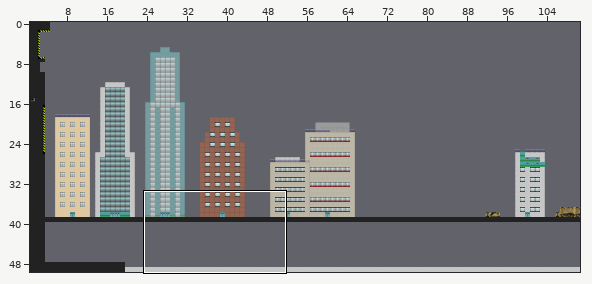
An edit to a level. Tiled map, MagnetBoy/MagnetBoy/MagnetBoyContent/WillysMap.tmx. Above, an overview of the earlier version with the close-up marked.
Close-up. First the earlier version:
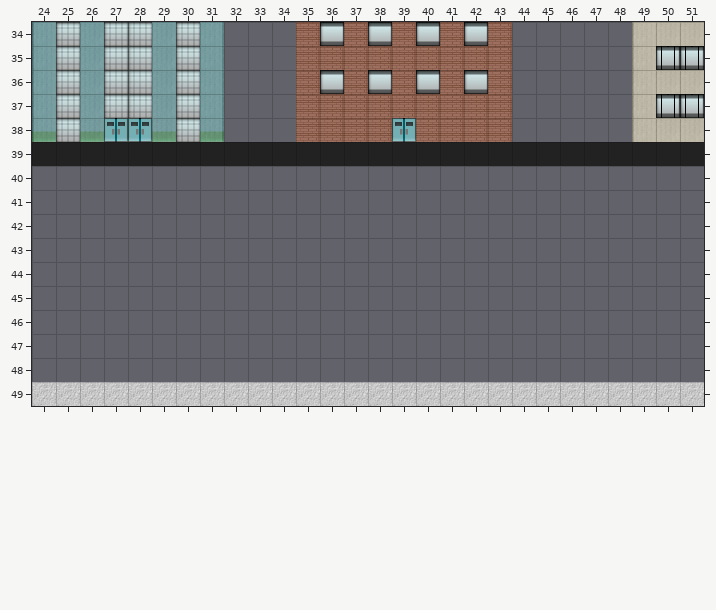
Cells are 32x32 px. Shown: x 24..51, y 34..49. The commit also changed other parts of the map, which this record leaves out. Tiles whose own drawing changed are shown in their newer look in all pictures. The old version is drawn lined up with the new one.
Now the later version:
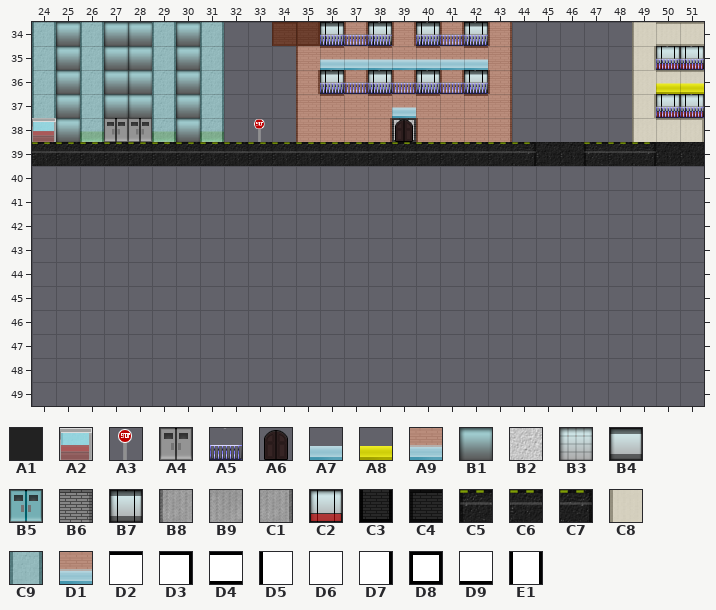
Key: from "FactoryTileSheet": A1 7; from "cityDecor": A2 1, A3 2, A4 3, A5 10, A6 12, A7 20, A8 22; from "cityPaint": A9 3; from "citySheet": B1 21, B2 23, B3 42, B4 63, B5 87, B6 128, B7 192, B8 210, B9 211, C1 212, C2 213; from "citySolid": C3 35, C4 44, C5 60, C6 61, C7 62; from "cityTexture": C8 0, C9 1, D1 2; from "genericBlock": D2 1, D3 2, D4 4, D5 8, D6 9, D7 10, D8 11, D9 17, E1 32.
__ is an empty cell.
Tiles replaced or removed in this view: A1, B2, B3, B4, B5, B6, B7, B8, B9, C1.
Tiles of an added or newly shown layer are drawn over the layers below it.
See-through tiles are keyed as they look on the map.
From old to new:
Changed rows in their new state; .. is an unchanged cell.
map size 200x50 -> 200x40 cells
Layer "test layer" (removed):
first column x 24:
34 __ __ __ __ __ __ __ __ .. .. .. __ __ __ __ __ __ __ __ __ .. .. .. .. .. __ __ __
35 __ __ __ __ __ __ __ __ .. .. .. __ __ __ __ __ __ __ __ __ .. .. .. .. .. __ __ __
36 __ __ __ __ __ __ __ __ .. .. .. __ __ __ __ __ __ __ __ __ .. .. .. .. .. __ __ __
37 __ __ __ __ __ __ __ __ .. .. .. __ __ __ __ __ __ __ __ __ .. .. .. .. .. __ __ __
38 __ __ __ __ __ __ __ __ .. .. .. __ __ __ __ __ __ __ __ __ .. .. .. .. .. __ __ __
39 __ __ __ __ __ __ __ __ __ __ __ __ __ __ __ __ __ __ __ __ __ .. .. __ __ __ .. ..
first column x 24:
49 __ __ __ __ __ __ __ __ __ __ __ __ __ __ __ __ __ __ __ __ __ __ __ __ __ __ __ __
Layer "block" (added):
first column x 24:
34 E1 .. E1 .. .. E1 .. E1 .. .. .. .. .. E1 .. E1 .. E1 .. E1 .. .. .. .. .. D5 D4 D4
35 E1 .. E1 .. .. E1 .. E1 .. .. .. D5 D4 D6 D4 D6 D4 D6 D4 D7 .. .. .. .. .. E1 .. ..
36 E1 .. E1 .. .. E1 .. E1 .. .. .. E1 .. E1 .. E1 .. E1 .. E1 .. .. .. .. .. D5 D4 D4
37 E1 .. E1 .. .. E1 .. E1 .. .. .. D5 D2 D6 D2 D9 D2 D6 D2 D7 .. .. .. .. .. E1 .. ..
38 E1 .. E1 .. .. E1 .. E1 .. .. .. D5 D6 D6 D7 D8 D5 D6 D6 D7 .. .. .. .. .. D5 D2 D3
Layer "texture" (added):
first column x 24:
34 C9 .. C9 .. .. C9 .. C9 .. .. .. .. .. D1 .. D1 .. D1 .. D1 .. .. .. .. .. C8 C8 C8
35 C9 .. C9 .. .. C9 .. C9 .. .. .. D1 D1 D1 D1 D1 D1 D1 D1 D1 .. .. .. .. .. C8 .. ..
36 C9 .. C9 .. .. C9 .. C9 .. .. .. D1 .. D1 .. D1 .. D1 .. D1 .. .. .. .. .. C8 C8 C8
37 C9 .. C9 .. .. C9 .. C9 .. .. .. D1 D1 D1 D1 D1 D1 D1 D1 D1 .. .. .. .. .. C8 .. ..
38 C9 .. C9 .. .. C9 .. C9 .. .. .. D1 D1 D1 D1 D1 D1 D1 D1 D1 .. .. .. .. .. C8 C8 C8
Layer "solid" (added):
first column x 34:
34 C4 C3
first column x 24:
39 C6 C6 C6 C6 C6 C6 C6 C6 C6 C6 C6 C6 C6 C6 C6 C6 C6 C6 C6 C6 C7 .. .. C5 C6 C7
Layer "paint":
first column x 34:
34 A9
Layer "decor" (added):
first column x 24:
34 .. B1 .. B1 B1 .. B1 .. .. .. .. .. B7 .. B7 .. B7 .. B7 .. .. .. .. .. .. .. .. ..
35 .. B1 .. B1 B1 .. B1 .. .. .. .. .. A7 A7 A7 A7 A7 A7 A7 .. .. .. .. .. .. .. C2 C2
36 .. B1 .. B1 B1 .. B1 .. .. .. .. .. B7 .. B7 .. B7 .. B7 .. .. .. .. .. .. .. A8 A8
37 .. B1 .. B1 B1 .. B1 .. .. .. .. .. .. .. .. A7 .. .. .. .. .. .. .. .. .. .. C2 C2
38 A2 B1 .. .. .. .. B1 .. .. A3 .. .. .. .. .. A6 .. .. .. .. .. .. .. .. .. .. .. ..
Layer "decor2" (added):
first column x 27:
34 .. .. .. .. .. .. .. .. .. A5 A5 A5 .. A5 A5 A5 .. .. .. .. .. .. .. .. ..
35 .. .. .. .. .. .. .. .. .. .. .. .. .. .. .. .. .. .. .. .. .. .. .. A5 A5
36 .. .. .. .. .. .. .. .. .. A5 A5 A5 A5 A5 A5 A5 .. .. .. .. .. .. .. .. ..
37 .. .. .. .. .. .. .. .. .. .. .. .. .. .. .. .. .. .. .. .. .. .. .. A5 A5
38 A4 A4 .. .. .. .. .. .. .. .. .. .. .. .. .. .. .. .. .. .. .. .. .. .. ..
